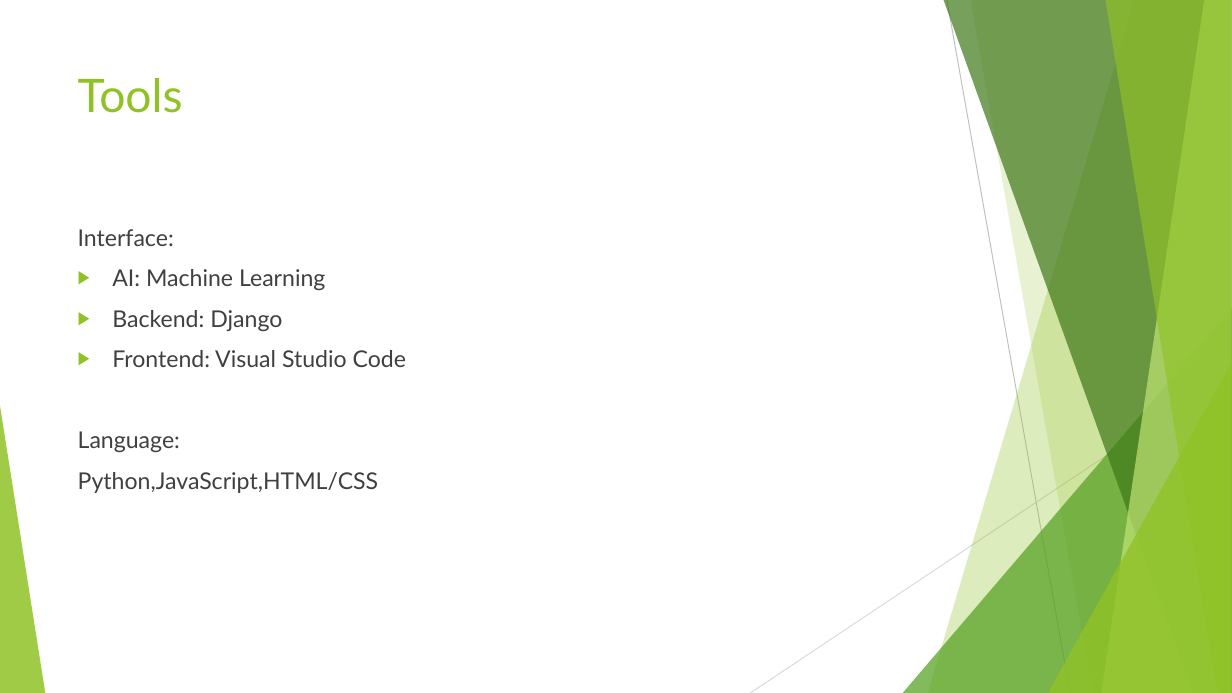
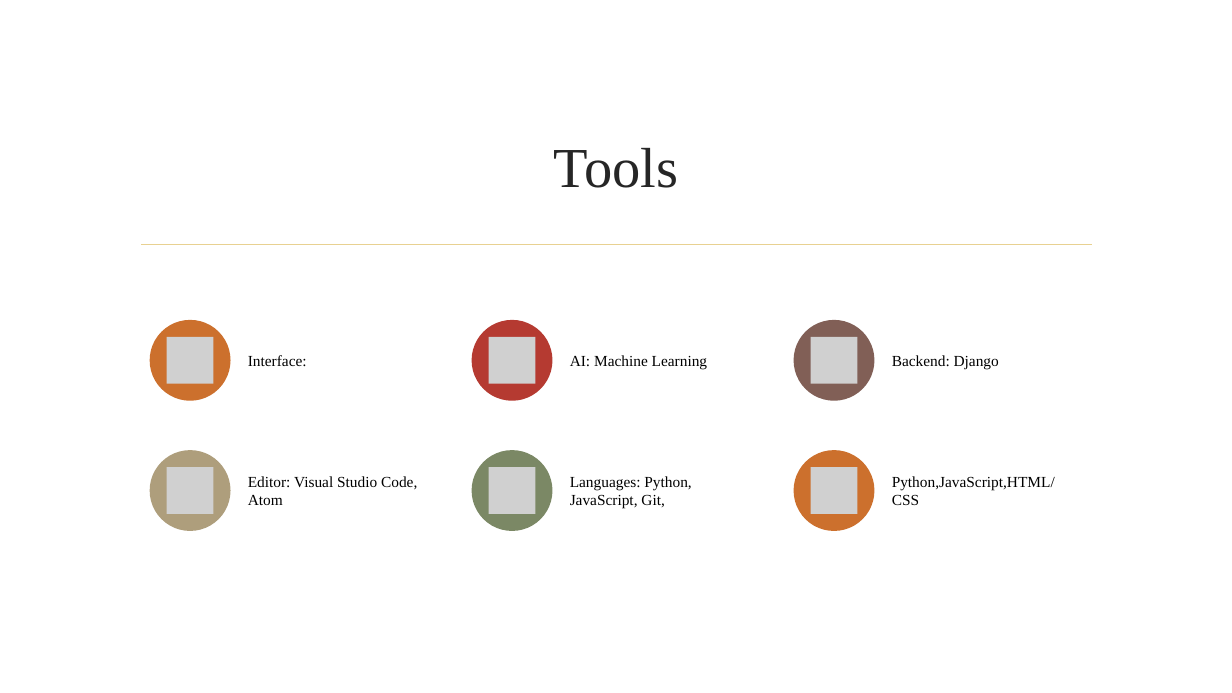
Before and after one commit to trujivan/MAPredict, a slide deck: slide 5 of welcome/Presentation 9.pptx (slide 3 before the commit). Drawn at 1232x693 pixels with LibreOffice and Linux fonts; fonts in the diff are those of the drawing; grey boxes stand for pictures; background and template pictures are left out. Boxes give left, top, right and bottom in pixels: in the first picture for what was removed or moved away, otherwise in the second. Text is boxed around its words. In the diff, an @@ line names an element or a change of style, - is before the commit and + after.

```diff
--- a/welcome/Presentation 9.pptx
+++ b/welcome/Presentation 9.pptx
@@ title "Tools": place and size @@
-title "Tools" at (78,78,183,113)
+title "Tools" at (554,148,679,188)
@@ title "Tools" at (554,148,679,188): size 36 to 44 pt, font Lato to Times New Roman, text colour #90C226 to #262626; alignment left to centre; vertical alignment top to middle @@
@@ text removed at (78,229,406,493) @@
-Interface:
-▶ AI: Machine Learning
-▶ Backend: Django
-▶ Frontend: Visual Studio Code
-Language:
-Python,JavaScript,HTML/CSS
@@ line added from (141, 245) to (1092, 245), #E8D191 1.25 pt @@
@@ group removed at (0,0,1232,693): 5 freeform shapes, 3 triangles, 2 lines @@
@@ group added at (150,320,1055,531): 6 ellipses, 6 pictures, 6 texts @@
+Interface:
+AI: Machine Learning
+Backend: Django
+Editor: Visual Studio Code, Atom
+Languages: Python, JavaScript, Git,
+Python,JavaScript,HTML/CSS
```
Also in this commit, not shown: 3 other slides changed, 5 slides added, 2 slides removed, 1 other file.
